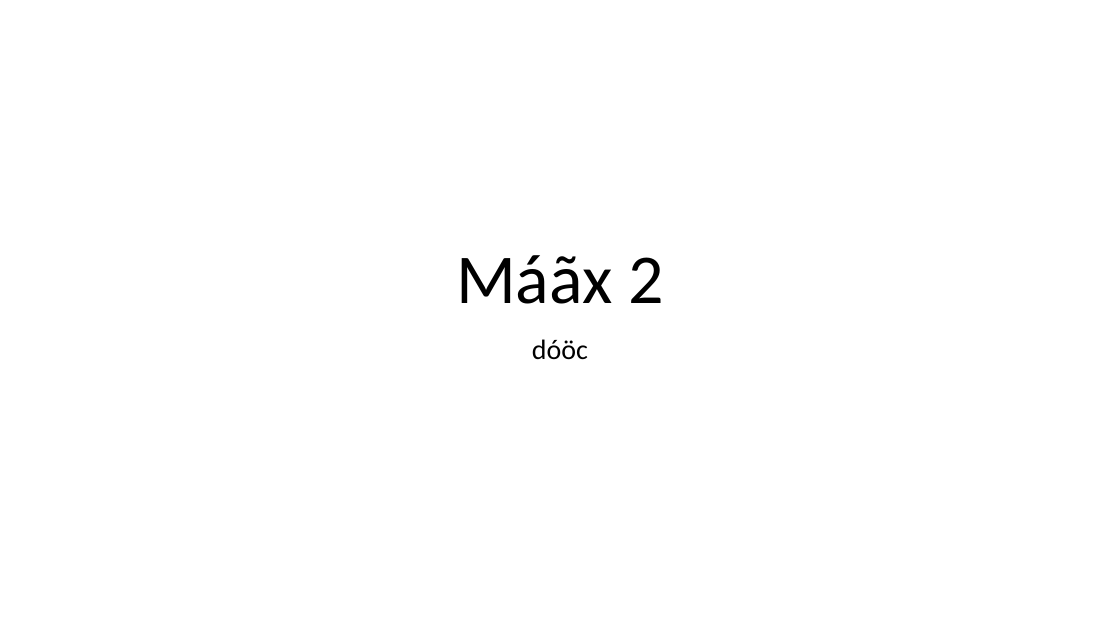
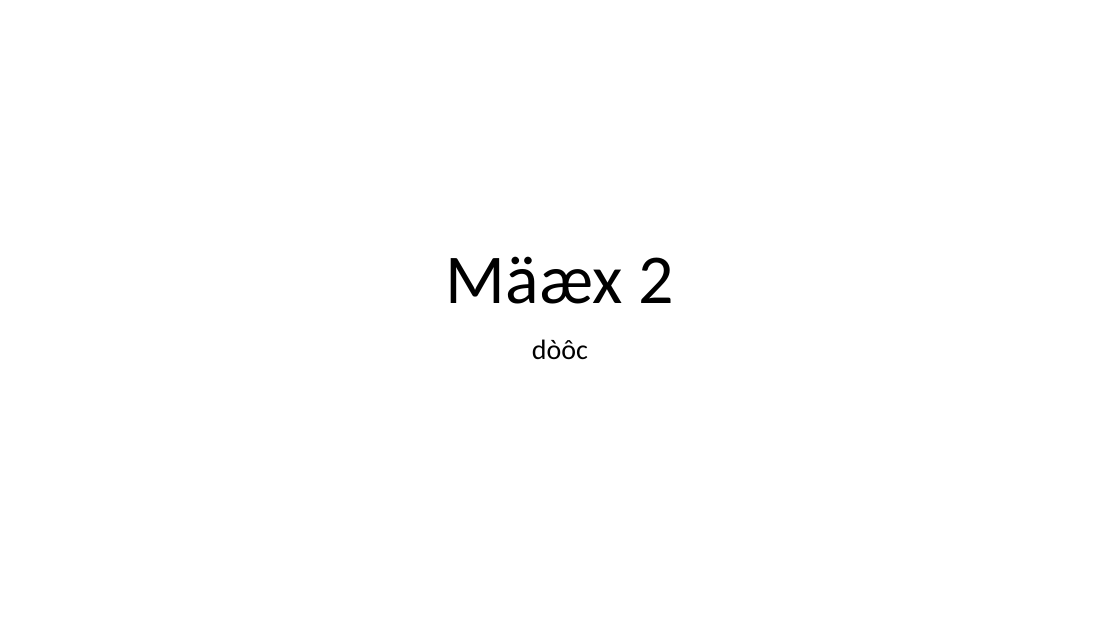
Before and after one commit to achakradhare/TestQA, a slide deck: slide 1 of New Microsoft PowerPoint Presentation_de.pptx. Drawn at 1120x630 pixels with LibreOffice and Linux fonts; fonts in the diff are those of the drawing. Boxes give left, top, right and bottom in pixels: in the first picture for what was removed or moved away, otherwise in the second. Text is boxed around its words. In the diff, an @@ line names an element or a change of style, - is before the commit and + after.

```diff
--- a/New Microsoft PowerPoint Presentation_de.pptx
+++ b/New Microsoft PowerPoint Presentation_de.pptx
@@ title at [446, 256, 673, 304]: text changed @@
-Máãx 2
+Mäæx 2
@@ subtitle at [532, 339, 588, 360]: text changed @@
-dóöc
+dòôc
```
Also in this commit, not shown: 13 other files.
